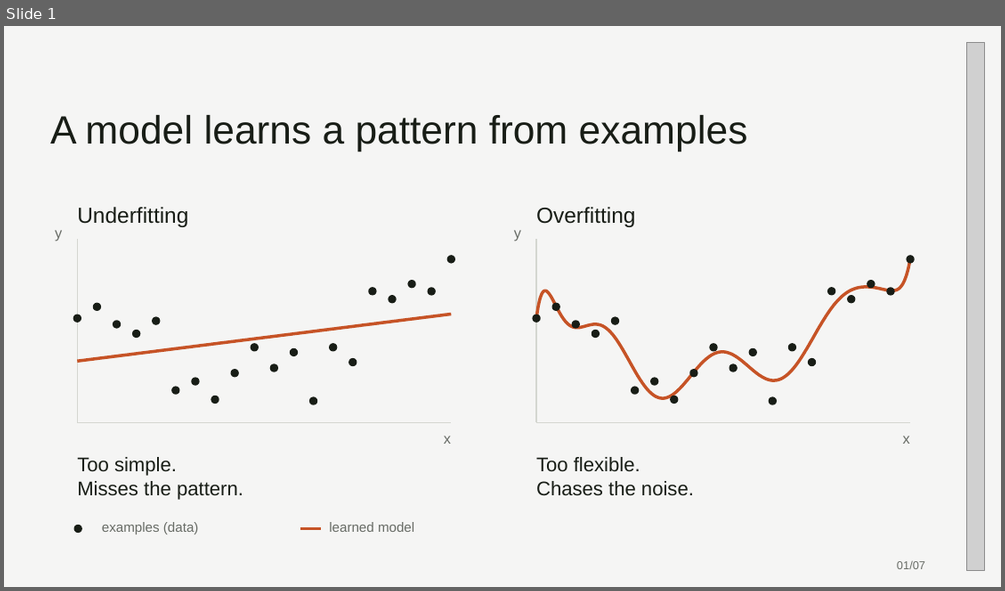
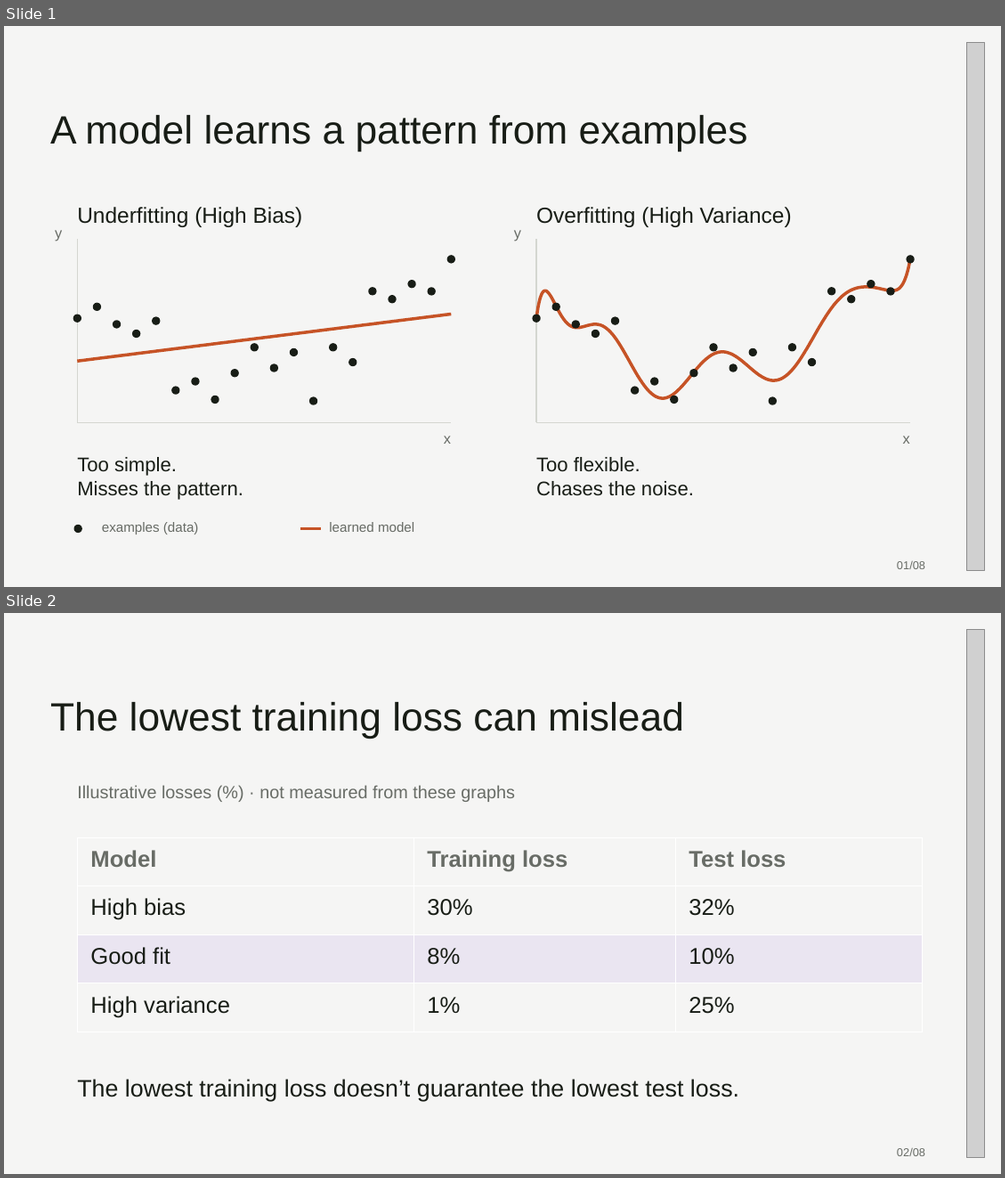
Before and after one commit to 0xABAN/classes, a slide deck: cmpsc-448/presentation/bias-variance-tradeoff.pptx. Shown one above the other, each under a label of ours: slide 1 before the commit, slides 1 and 2 after it. The pictures are 1005x591 and 1005x1178 pixels, drawn with LibreOffice and Linux fonts; fonts in the diff are those of the drawing; grey boxes stand for pictures. Boxes give left, top, right and bottom in pixels: in the first picture for what was removed or moved away, otherwise in the second. Text is boxed around its words. In the diff, an @@ line names an element or a change of style, - is before the commit and + after.

Commit message:
feat(cmpsc-448): add illustrative loss comparison
connect fitting labels to bias and variance and compare clearly labeled
illustrative training and test percentages before repeated sampling

```diff
--- a/cmpsc-448/presentation/bias-variance-tradeoff.pptx
+++ b/cmpsc-448/presentation/bias-variance-tradeoff.pptx
@@ slide 2 added at box(4, 613, 1001, 1174), background #F5F5F4 @@
@@ picture added at box(966, 629, 985, 1158) @@
@@ text added at box(50, 702, 684, 738), 38 pt, text #181D16 @@
+The lowest training loss can mislead
@@ text added at box(77, 785, 515, 802), 17 pt, text #686C66 @@
+Illustrative losses (%) · not measured from these graphs
@@ table added at box(77, 837, 922, 1032), 4 rows, 3 columns @@
+Model | Training loss | Test loss
+High bias | 30% | 32%
+Good fit | 8% | 10%
+High variance | 1% | 25%
@@ text added at box(77, 1078, 739, 1101), 23 pt, text #181D16 @@
+The lowest training loss doesn’t guarantee the lowest test loss.
@@ text added at box(897, 1148, 925, 1156), 11 pt, text #686C66 @@
+02/08
@@ slide 1 changed as well @@
@@ text at box(77, 207, 303, 227): text changed @@
-Underfitting
+Underfitting (High Bias)
@@ text at box(536, 207, 792, 227): text changed @@
-Overfitting
+Overfitting (High Variance)
@@ text at box(897, 561, 925, 569): text changed @@
-01/07
+01/08
```
Also in this commit, not shown: 6 other slides changed, 3 other files.
